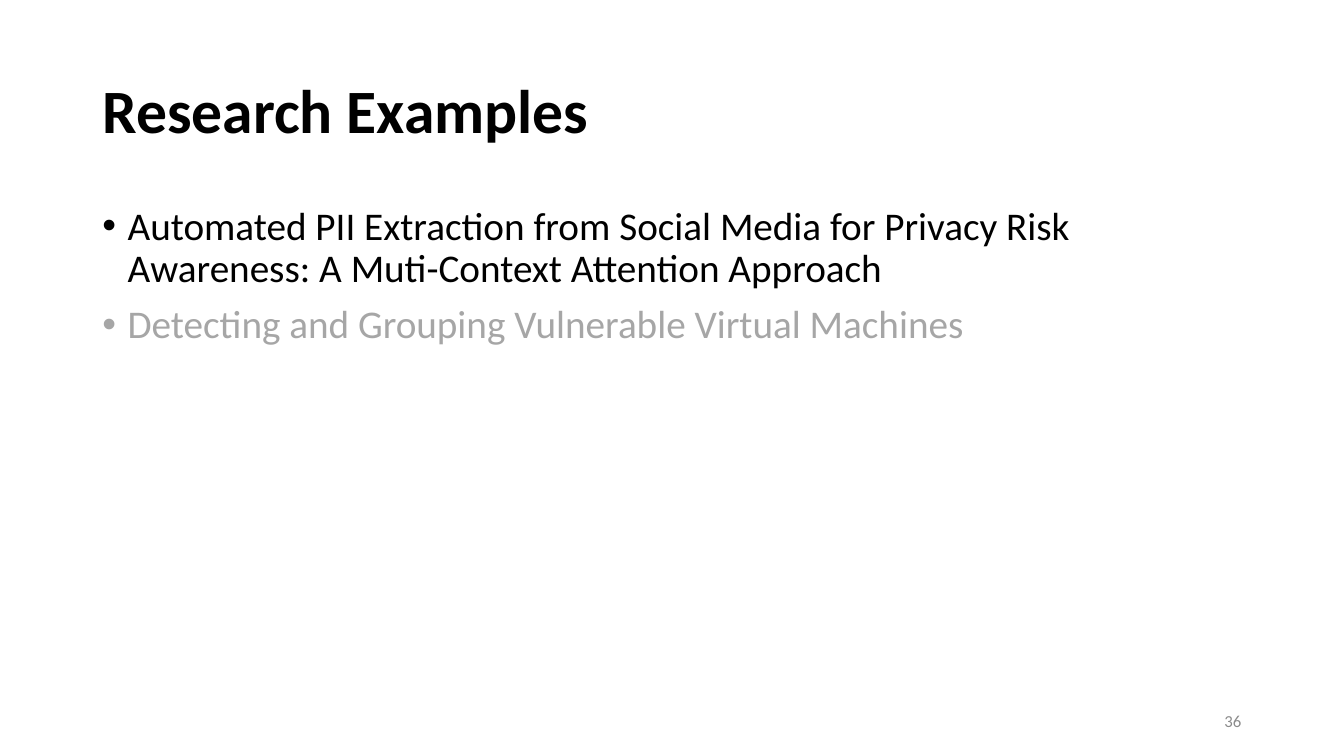
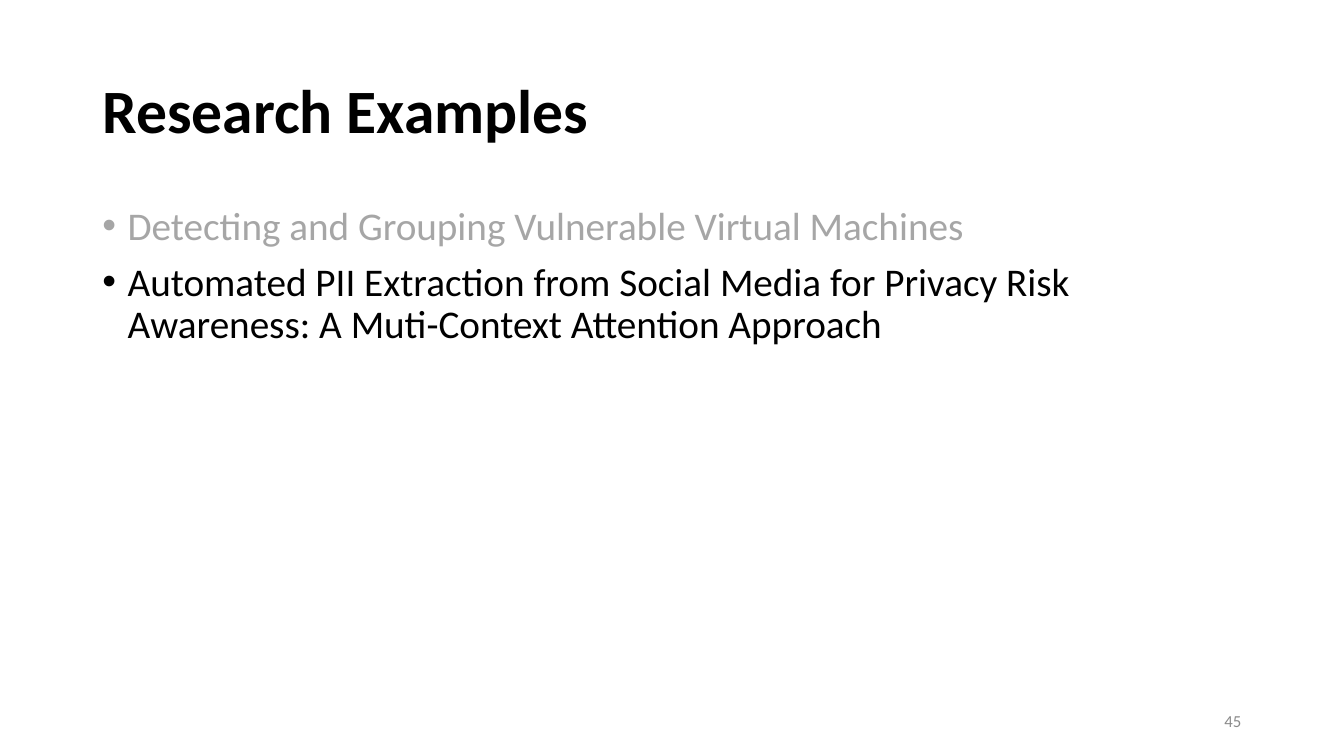
Before and after one commit to ailab-ua/courses, a slide deck: slide 45 of resources/intro_to_graph_neural_networks.pptx (slide 36 before the commit). Drawn at 1344x756 pixels with LibreOffice and Linux fonts; fonts in the diff are those of the drawing. Boxes give left, top, right and bottom in pixels: in the first picture for what was removed or moved away, otherwise in the second. Text is boxed around its words. In the diff, an @@ line names an element or a change of style, - is before the commit and + after.

Commit message:
Updating GNN slides (rearranging research examples)

```diff
--- a/resources/intro_to_graph_neural_networks.pptx
+++ b/resources/intro_to_graph_neural_networks.pptx
@@ text at (128,213,964,247): paragraph added @@
+• Detecting and Grouping Vulnerable Virtual Machines
@@ text at (128,311,964,345): paragraph removed @@
-• Detecting and Grouping Vulnerable Virtual Machines
@@ page number at (1224,716,1241,727): text changed @@
-36
+45
```
Also in this commit, not shown: 1 other slide changed.
